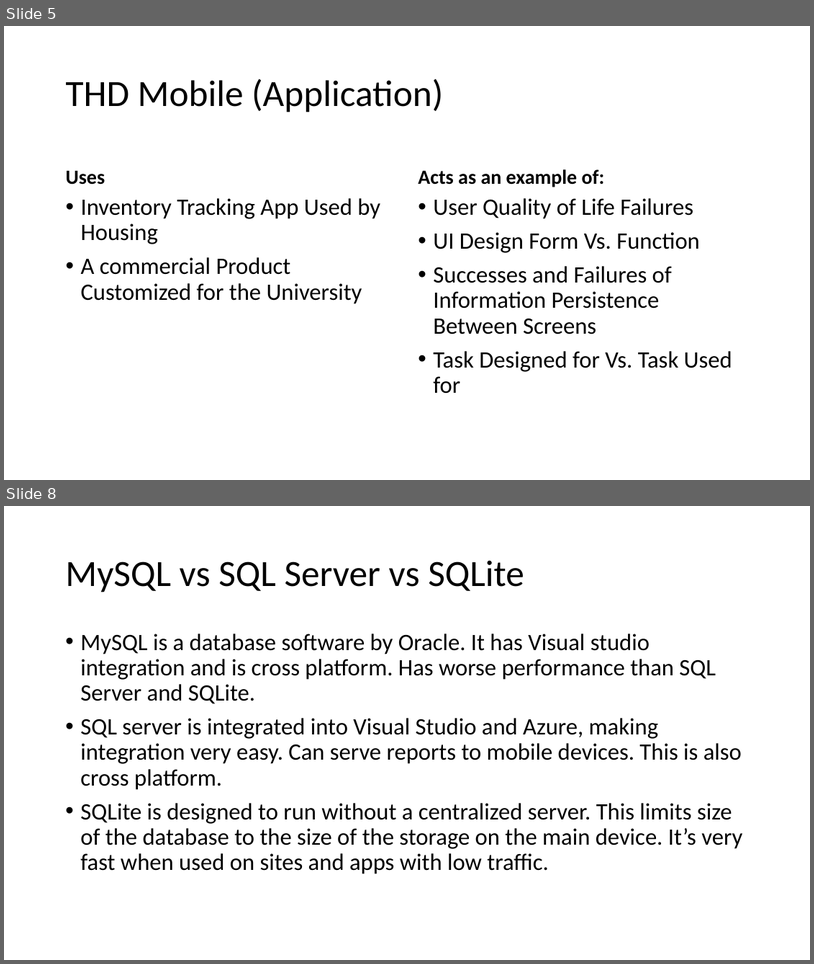
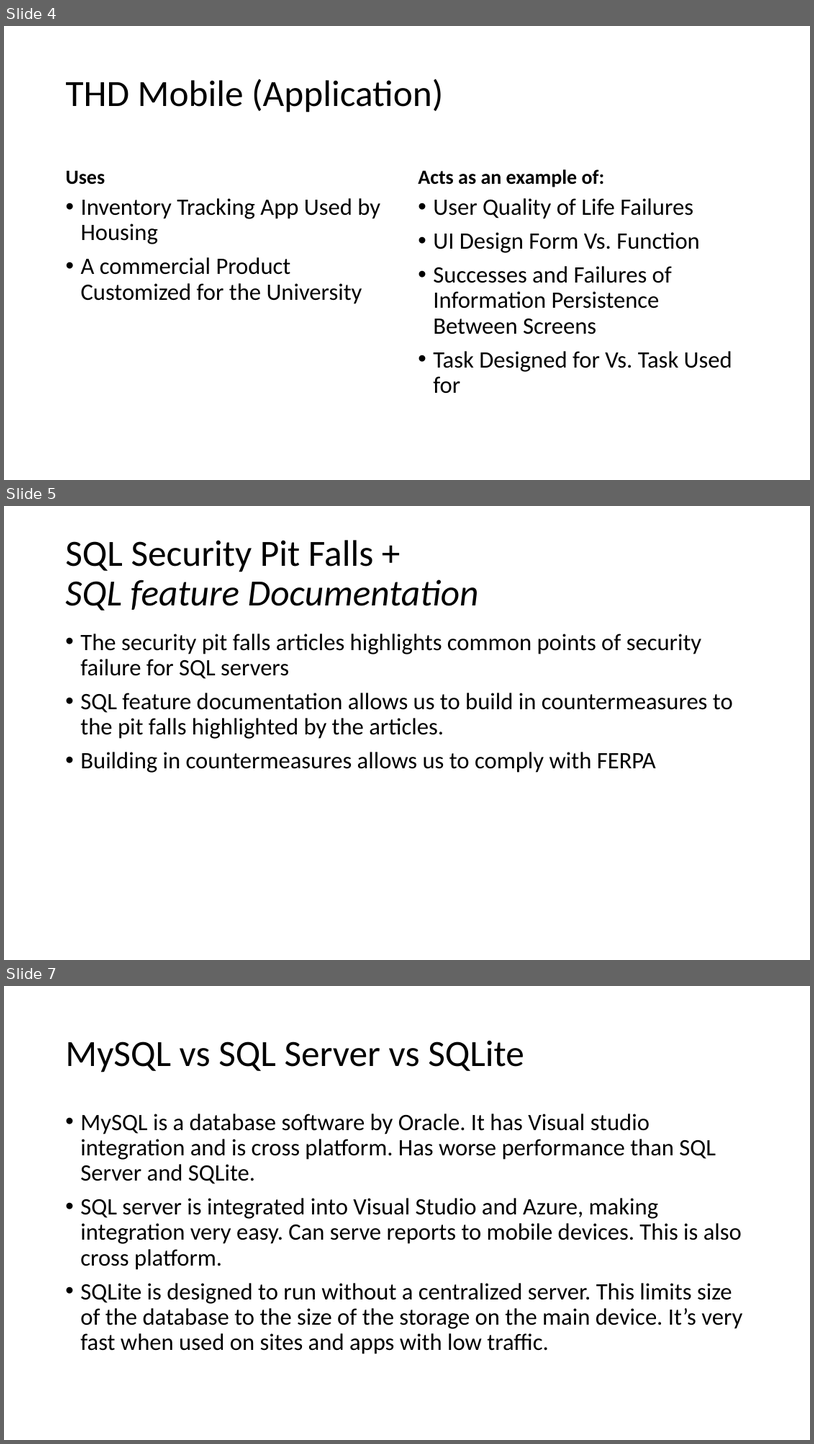
Before and after one commit to frozenNodak/InventoryManagement491, a slide deck: related work presentation draft.pptx. Shown one above the other, each under a label of ours: slides 5 and 8 before the commit, slides 4, 5 and 7 after it; the slides between them are not shown. The pictures are 814x964 and 814x1444 pixels, drawn with LibreOffice and Linux fonts; fonts in the diff are those of the drawing. Boxes give left, top, right and bottom in pixels: in the first picture for what was removed or moved away, otherwise in the second. Text is boxed around its words. In the diff, an @@ line names an element or a change of style, - is before the commit and + after.

```diff
--- a/related work presentation draft.pptx
+++ b/related work presentation draft.pptx
@@ slide 5 added at (x1=4, y1=506, x2=810, y2=960), background #FFFFFF @@
@@ title added at (x1=65, y1=540, x2=479, y2=610), 44 pt, text #000000, italic @@
+SQL Security Pit Falls +
+SQL feature Documentation
@@ text added at (x1=80, y1=633, x2=733, y2=772), 28 pt, text #000000 @@
+• The security pit falls articles highlights common points of security failure for SQL servers
+• SQL feature documentation allows us to build in countermeasures to the pit falls highlighted by the articles.
+• Building in countermeasures allows us to comply with FERPA
@@ what was slide 5 is now slide 4 @@
@@ what was slide 8 is now slide 7 @@
```
Also in this commit, not shown: 1 slide changed, 1 other slide added, 3 slides removed.
